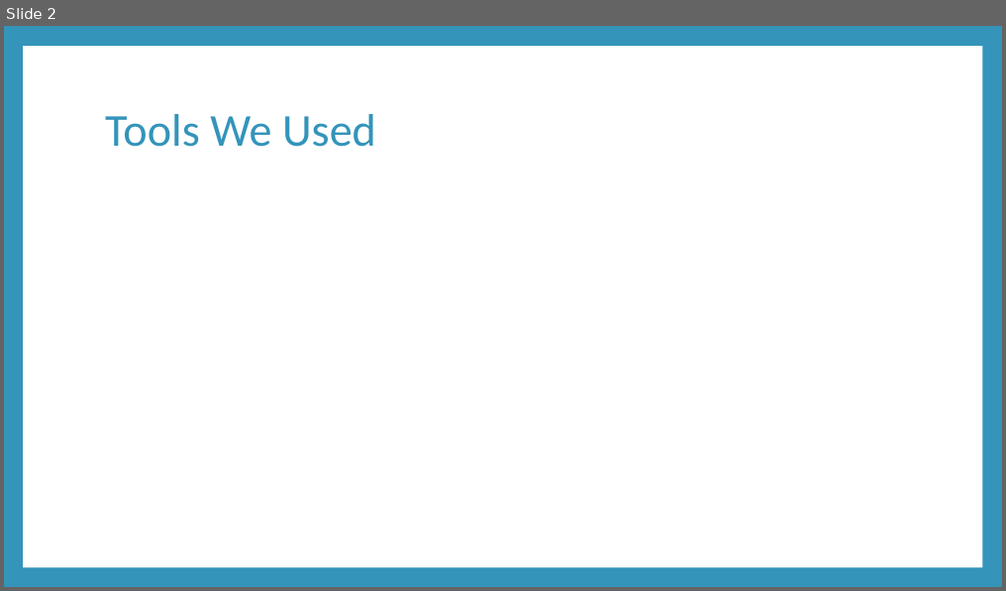
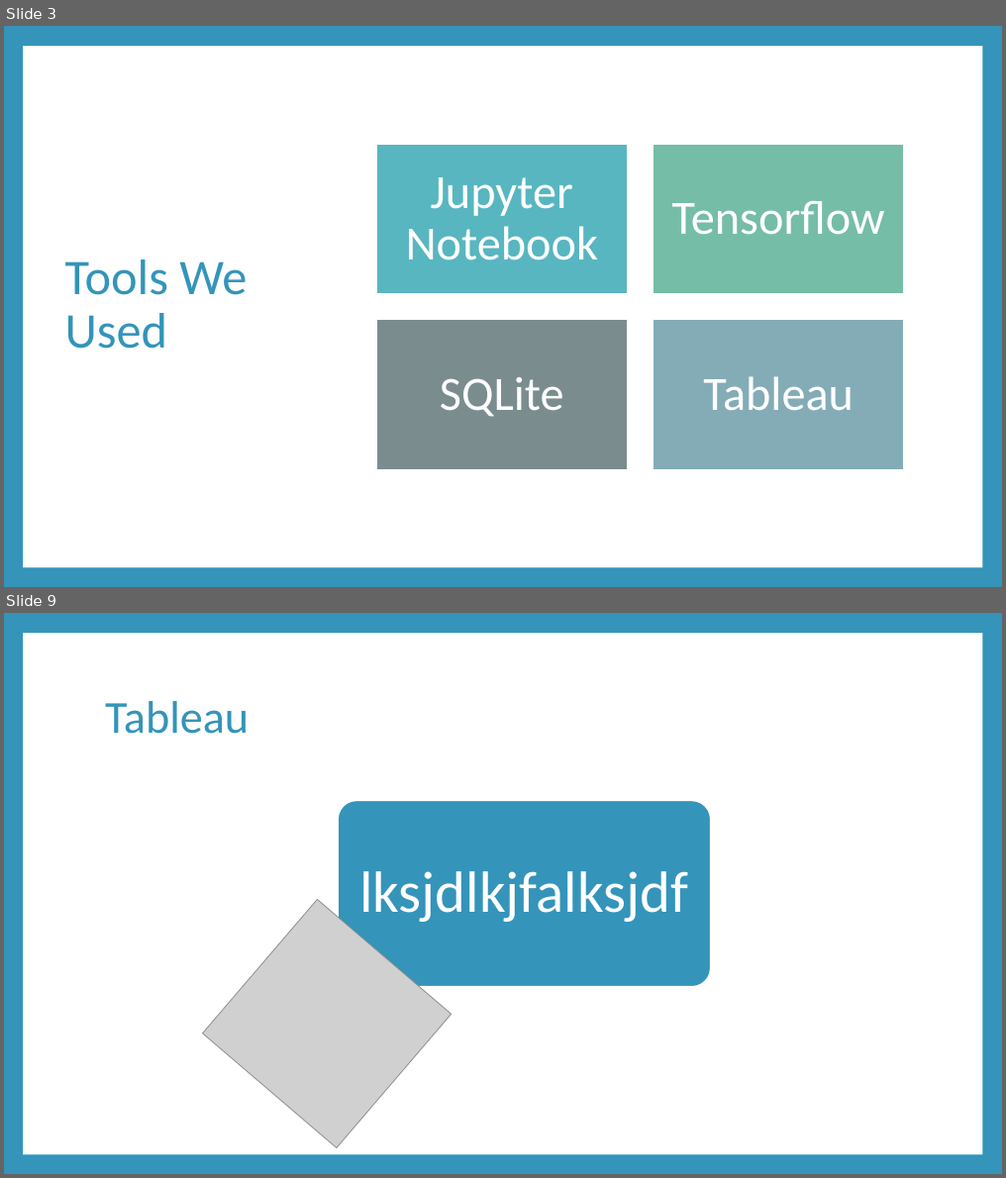
Before and after one commit to petersmyers/Project3byDefault, a slide deck: Project 3 Presentation.pptx. Shown one above the other, each under a label of ours: slide 2 before the commit, slides 3 and 9 after it; the slides between them are not shown. The pictures are 1006x591 and 1006x1178 pixels, drawn with LibreOffice and Linux fonts; fonts in the diff are those of the drawing; grey boxes stand for pictures. Boxes give left, top, right and bottom in pixels: in the first picture for what was removed or moved away, otherwise in the second. Text is boxed around its words. In the diff, an @@ line names an element or a change of style, - is before the commit and + after.

Commit message:
adding updates to ppt presentation. still need tableau link in final slide

```diff
--- a/Project 3 Presentation.pptx
+++ b/Project 3 Presentation.pptx
@@ slide 9 added at (4,613,1002,1174), background #3494BA; not listed: 1 template element that a slide beside it also shows @@
@@ title added at (105,701,249,734), 44 pt, text #3494BA @@
+Tableau
@@ rounded rectangle added at (338,801,711,987), fill #3494BA, outline #FFFFFF 1.5 pt @@
@@ text added at (359,871,688,922), 56 pt, text #FFFFFF @@
+lksjdlkjfalksjdf
@@ picture added at (203,899,451,1149) @@
@@ what was slide 2 is now slide 3 @@
@@ slide 3 changed as well @@
@@ title "Tools We Used": place and size @@
-title "Tools We Used" at (105,114,376,147)
+title "Tools We Used" at (65,260,247,349)
@@ title "Tools We Used" at (65,260,247,349): size 44 to 48 pt @@
@@ group added at (376,144,905,471): 4 rectangles, 4 texts @@
+Jupyter Notebook
+Tensorflow
+SQLite
+Tableau
```
Also in this commit, not shown: 4 other slides changed, 3 other slides added, 4 slides removed.
